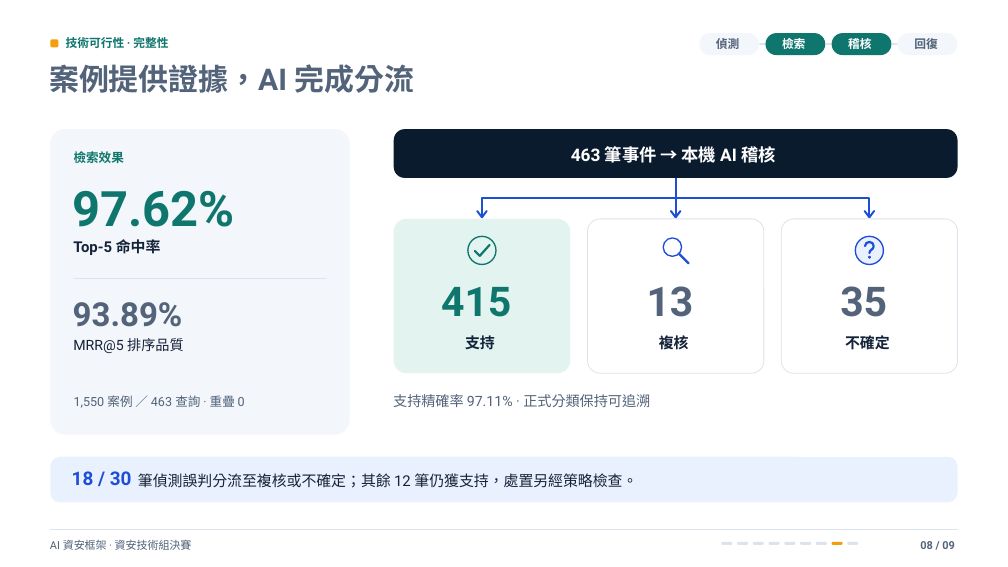
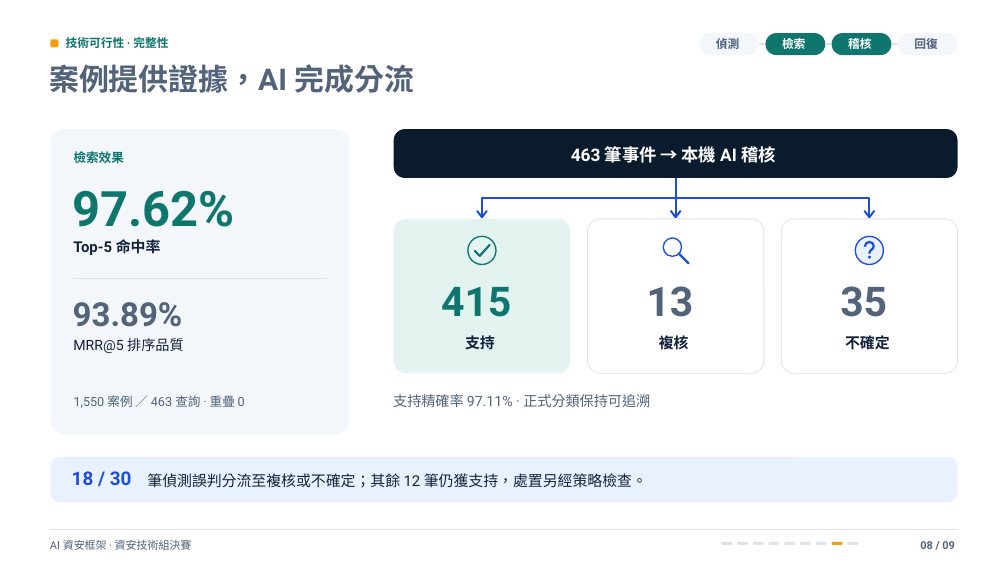
Before and after one commit to Lily09-project/innoserve-competition, a slide deck: slide 8 of deliverables/決賽簡報_AI資安框架.pptx. Drawn at 1008x567 pixels with LibreOffice and Linux fonts; fonts in the diff are those of the drawing. Boxes give left, top, right and bottom in pixels: in the first picture for what was removed or moved away, otherwise in the second. Text is boxed around its words. In the diff, an @@ line names an element or a change of style, - is before the commit and + after.

```diff
--- a/deliverables/決賽簡報_AI資安框架.pptx
+++ b/deliverables/決賽簡報_AI資安框架.pptx
@@ text "筆偵測誤判分流至複核或不確定；其餘 12 筆仍獲支持，處置另經策略檢查。" moved from (x1=138, y1=473, x2=637, y2=488) to (x1=147, y1=473, x2=647, y2=488) @@
```
Also in this commit, not shown: 3 other slides changed, 15 other files.
